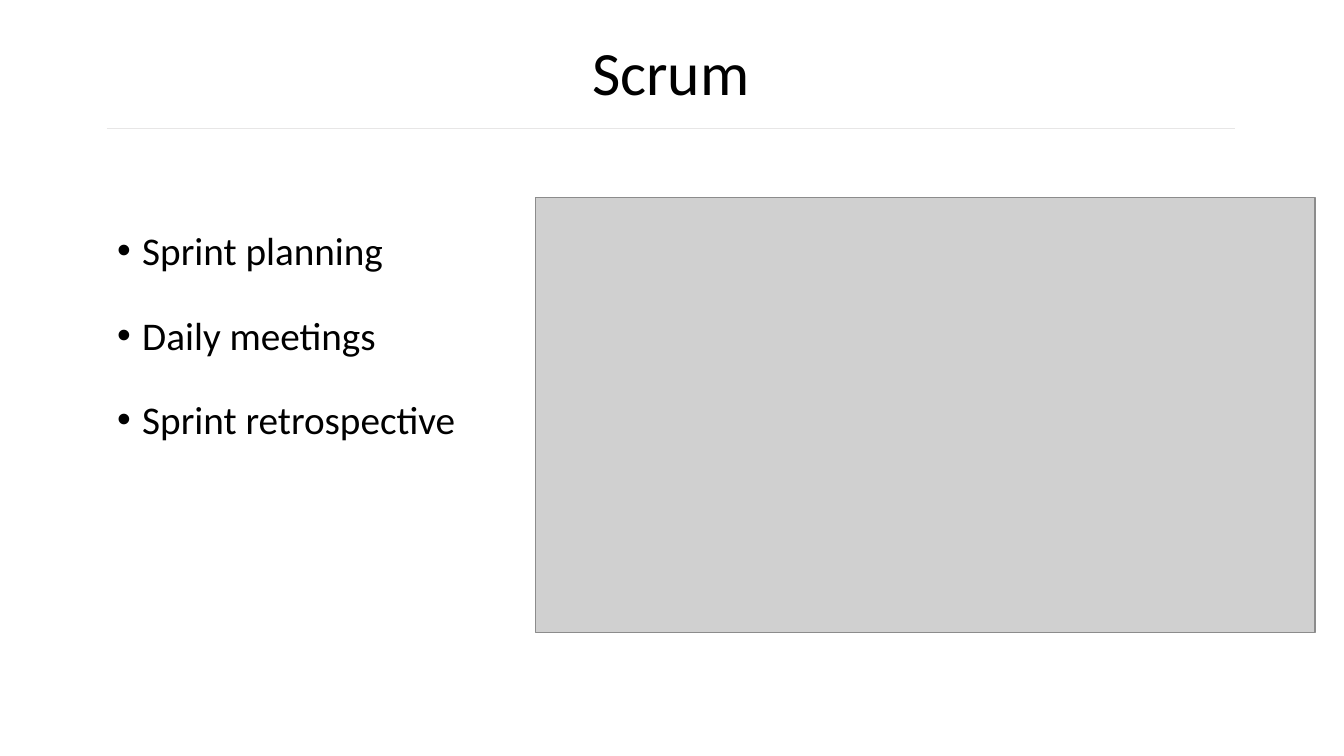
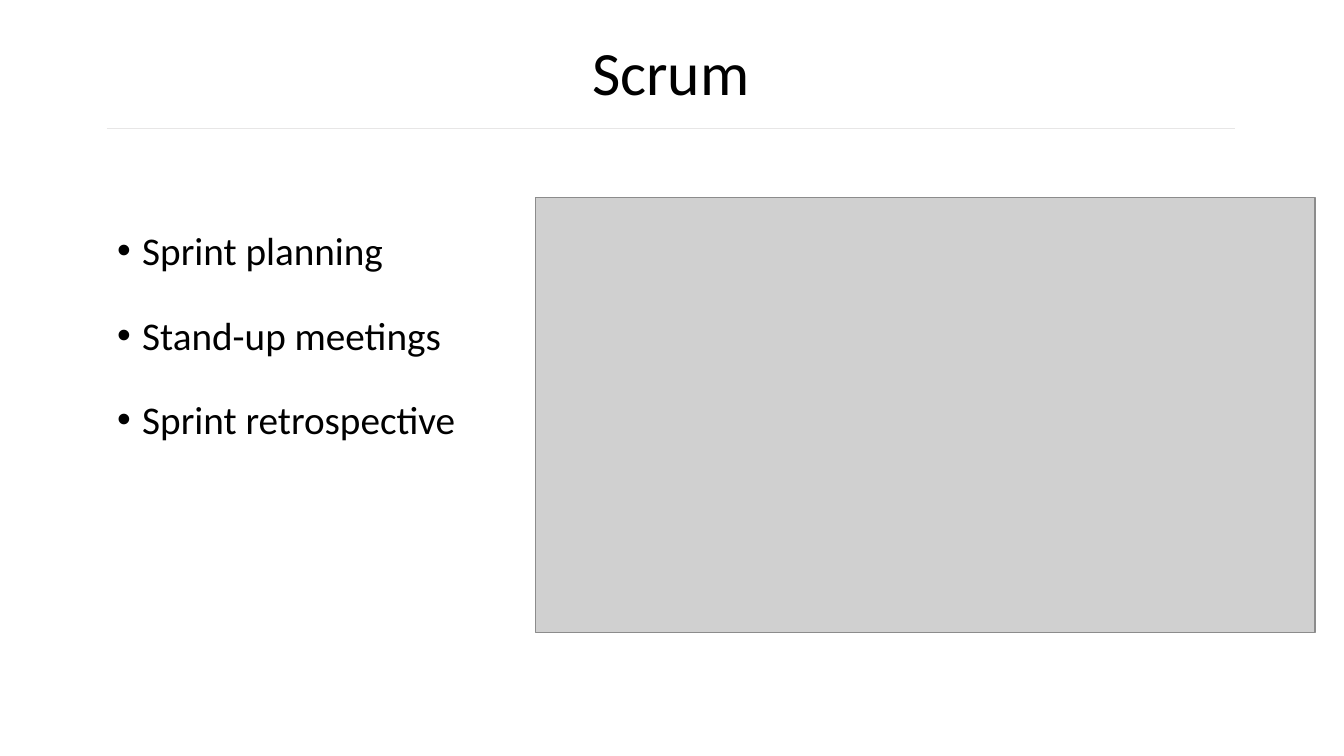
Before and after one commit to andreasski/IT1901, a slide deck: slide 4 of Documentation/Presentation.pptx. Drawn at 1344x756 pixels with LibreOffice and Linux fonts; fonts in the diff are those of the drawing; grey boxes stand for pictures. Boxes give left, top, right and bottom in pixels: in the first picture for what was removed or moved away, otherwise in the second. Text is boxed around its words. In the diff, an @@ line names an element or a change of style, - is before the commit and + after.

```diff
--- a/Documentation/Presentation.pptx
+++ b/Documentation/Presentation.pptx
@@ text at bbox=[142, 322, 441, 357]: text changed @@
-• Daily meetings
+• Stand-up meetings
```
Also in this commit, not shown: 1 other slide changed.
